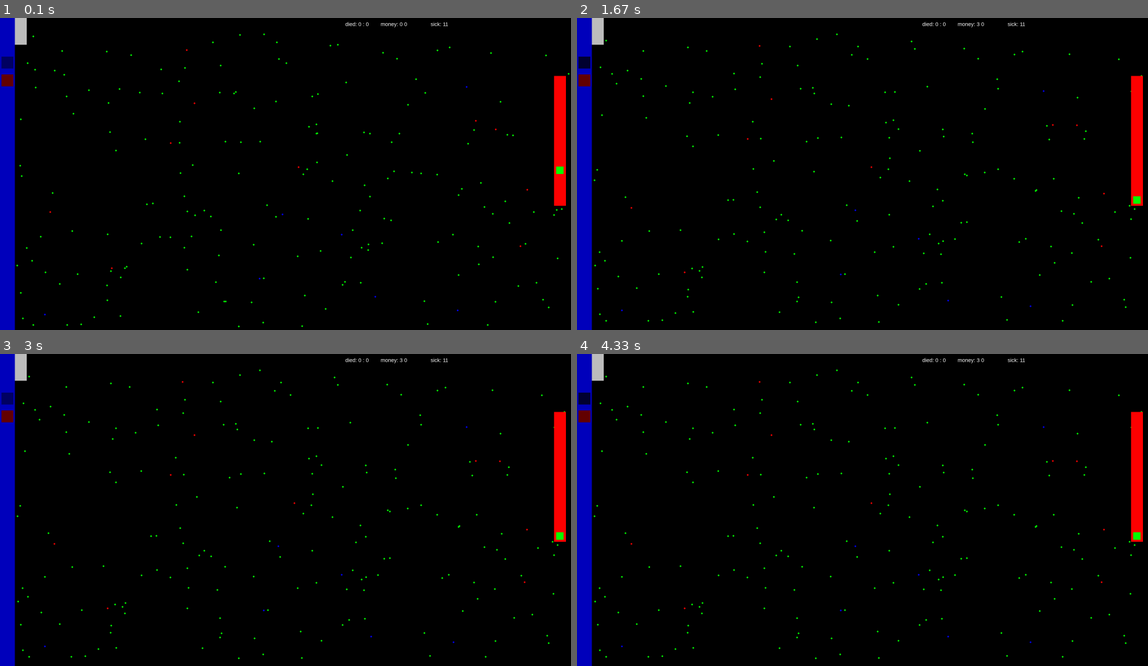
Above: before the commit, frames 1-4 (two rows, left to right).
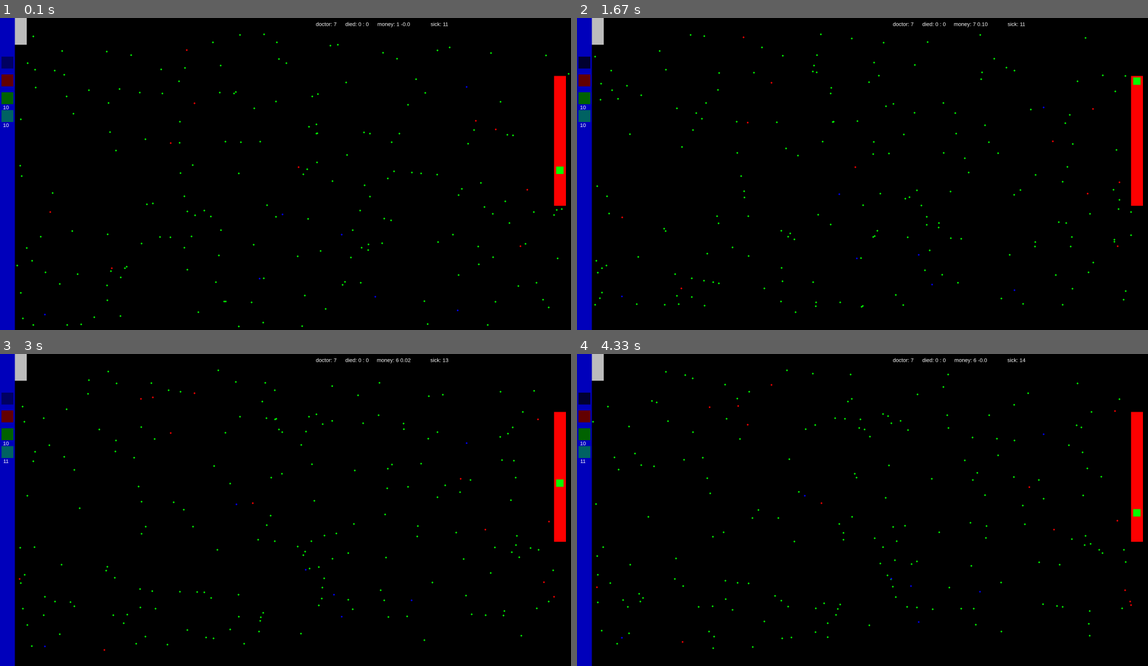
Above: after the commit, the same moments.

Repository: fleron19/PygameProject
Game: pygame game, started from main.py
Two runs of this game, one before a commit and one after it. Both use one fixed random seed, a clock stepped at 60 frames per second and the inputs below.
Inputs (mouse positions are in pixels of both pictures, inside the frame that each line leads up to):
- Up to frame 1 (0.1 s): no input
- Up to frame 2 (1.67 s): press the mouse at (582, 80) at 0.37 s; move the mouse to (714, 83) at 0.47 s; release the mouse at (839, 89) at 0.6 s; press the mouse at (1136, 170) at 0.7 s; move the mouse to (1022, 205) at 0.8 s; release the mouse at (902, 239) at 0.93 s; press the mouse at (582, 61) at 1.03 s; move the mouse to (662, 92) at 1.13 s; release the mouse at (742, 124) at 1.27 s; press the mouse at (582, 99) at 1.37 s; move the mouse to (714, 192) at 1.47 s; release the mouse at (851, 286) at 1.6 s
- Up to frame 3 (3 s): press the mouse at (5, 397) at 1.7 s; move the mouse to (142, 475) at 1.8 s; release the mouse at (279, 553) at 1.93 s; press the mouse at (5, 450) at 2.03 s; move the mouse to (165, 541) at 2.13 s; release the mouse at (325, 628) at 2.27 s; press the mouse at (559, 416) at 2.37 s; move the mouse to (491, 450) at 2.47 s; release the mouse at (428, 481) at 2.6 s
- Up to frame 4 (4.33 s): press the mouse at (1136, 481) at 3.2 s; move the mouse to (913, 497) at 3.3 s; release the mouse at (691, 513) at 3.43 s; press the mouse at (582, 397) at 3.53 s; move the mouse to (656, 397) at 3.63 s; release the mouse at (731, 394) at 3.77 s; press the mouse at (582, 397) at 3.87 s; move the mouse to (645, 438) at 3.97 s; release the mouse at (702, 475) at 4.1 s; press the mouse at (582, 397) at 4.2 s; move the mouse to (754, 450) at 4.3 s

The runs differ from the first frame. In frame 1, 0.2% of the frame differs, in the area x 0-72%, y 1-35%; in frame 2, 1.1%; in frame 3, 1.1%; in frame 4, 1.2%, in the area x 0-99%, y 1-98%.

Commit message:
Добавлена покупка докторов, добавленна покупка ускорения докторов

Diff:
--- a/main.py
+++ b/main.py
@@ -7,7 +7,7 @@
 
 def check_click(pos):
     for btn in buttons:
-        if pos[0] > btn[0] and pos[0] < btn[2] and pos[1] > btn[1] and pos[1] < btn[3]:
+        if btn[0] < pos[0] < btn[2] and btn[1] < pos[1] < btn[3]:
             return buttons.index(btn)
 
 
@@ -15,7 +15,7 @@
     def __init__(self, name, mortality, contagious, term, zona):
         self.name = name  # название вируса
         self.mortality = mortality  # летальность
-        self.contagious = contagious  # заразность, шанс заражения
+        self.contagious = 100 / contagious  # заразность, шанс заражения
         self.term = term  # срок, после которого человек сам выздоравливает
         self.zona = zona  # зона вокруг заболевшего, в которой заражаются люди
 
@@ -29,23 +29,33 @@
 
 
 class person():
-    def __init__(self, name):
+    def __init__(self, name, color=False, vel=False):
+        global v
         self.coord = [randrange(radius + 50, width - radius),
                       randrange(radius + 50, height - radius)]  # задаём случайные начальные координаты
         self.direction = 0
         self.rand_dir()  # задаём направление
-        a = randrange(20)
-        self.color = "GREEN"
-        if a == 1:
-            self.color = "RED"
-        if a == 2:
-            self.color = "BLUE"
+        self.velocity = 0
+        if not vel:
+            self.velocity = v
+
+        else:
+            self.velocity = vel
+        if not color:
+            a = randrange(20)
+            self.color = "GREEN"
+            if a == 1:
+                self.color = "RED"
+            if a == 2:
+                self.color = "BLUE"
+        else:
+            self.color = color
+
         self.name = name
         self.count = 0
         self.passenger = 0
 
     def change_coords(self):  # функция, просчитывающая движение и изменяющая направление
-        global v
         self.check_airport()
         if (airport[2] - airport[0]) // 2 + airport[0] >= self.coord[0] and self.passenger == 3:
             self.passenger = 4
@@ -77,17 +87,17 @@
         else:
             r, r1 = randrange(0, 101), randrange(0, 101)
             if r % 33 == 0 and r1 % 15 == 0 or (self.direction[0] == 0 and self.direction[1] == 0 and r % 50 == 0):
-               self.rand_dir()
-            if self.coord[0] + self.direction[0] * v / 1000 < radius + 50:
+                self.rand_dir()
+            if self.coord[0] + self.direction[0] * self.velocity / 1000 < radius + 50:
                 self.direction[0] = 1
-            elif self.coord[0] + self.direction[0] * v / 1000 > width - radius - 50:
+            elif self.coord[0] + self.direction[0] * self.velocity / 1000 > width - radius - 50:
                 self.direction[0] = -1
-            if self.coord[1] + self.direction[1] * v / 1000 < radius + 50:
+            if self.coord[1] + self.direction[1] * self.velocity / 1000 < radius + 50:
                 self.direction[1] = 1
-            elif self.coord[1] + self.direction[1] * v / 1000 > height - radius - 50:
+            elif self.coord[1] + self.direction[1] * self.velocity / 1000 > height - radius - 50:
                 self.direction[1] = -1
-        self.coord[1] = self.coord[1] + self.direction[1] * v / 1000
-        self.coord[0] = self.coord[0] + self.direction[0] * v / 1000
+        self.coord[1] = self.coord[1] + self.direction[1] * self.velocity / 1000
+        self.coord[0] = self.coord[0] + self.direction[0] * self.velocity / 1000
         self.renderman()
 
     def check_airport(self):
@@ -98,7 +108,6 @@
                 airport[1] + airport[3]) // 2 + 2 and border == 0 and self.passenger == 1:
             self.passenger = 2
 
-
     def rand_dir(self):  # функция, которая задаёт случайное направление
         self.xd, self.yd = randrange(-1, 2), randrange(-1, 2)
         self.direction = [self.xd, self.yd]
@@ -108,24 +117,28 @@
 
 
 if __name__ == '__main__':
-    virus = virus("простой вирус", 50, 50, 15, 1)
+    virus = virus("простой вирус", 0.5, 50, 15, 1)
     pygame.init()
     slpress = False
     radius = 3
-    buttons = [[5, 130, 45, 170, (0, 0, 100)], [5, 190, 45, 230, (100, 0, 0)]]  # левый верхний угол, правый нижний
+    buttons = [[5, 130, 45, 170, (0, 0, 100)], [5, 190, 45, 230, (100, 0, 0)],
+               [5, 250, 45, 290, (0, 100, 0)], [5, 310, 45, 350, (0, 100, 100)]]  # левый верхний угол, правый нижний
     airport = [10, 0, 90, 90]  # левый верхний угол, правый нижний
     v = 200
+    doctor_vel = 0
     x = 1870
     fl = 0
     border = 0
     died = 0
     doctor = 0
+    doctor_vel_price = 10
+    doctor_price = 10
     sick = 0
     money_change = 0
     y = 500
     xcd = 0
     ycd = 0
-    money = 0
+    money = 1
     size = width, height = 1920, 1050
     screen = pygame.display.set_mode(size)
     pygame.display.set_caption("игра вирус")
@@ -155,6 +168,15 @@
                 if press == 0:
                     border = (border + 1) % 2
                     buttons[0][4] = (0, 0, 100 - 50 * border)
+                elif press == 2:
+                    if money >= doctor_price:
+                        money -= doctor_price
+                        people.append(person(f"человек_{len(people) + 1}", 'BLUE'))
+                elif press == 3:
+                    if money >= doctor_price:
+                        doctor_vel_price += 1
+                        money -= doctor_vel_price
+                        doctor_vel += 10
             if event.type == pygame.MOUSEMOTION and slpress:
                 screen.fill((0, 0, 0))
                 drawing = True
@@ -170,6 +192,11 @@
                 pygame.display.flip()
             if event.type == pygame.MOUSEBUTTONUP and event.button == 1:
                 slpress = False
+        if money <= 0:
+            slpress = False
+            money = 0
+            y = 200
+            v = (600 - y) * 2
         screen.fill((0, 0, 0))
         pygame.draw.rect(screen, 'RED', (1863, 195, 40, 437))
         pygame.draw.rect(screen, 'GREEN', (x, y, 25, 25))
@@ -180,10 +207,11 @@
             pygame.draw.rect(screen, btn[4], (btn[0], btn[1], btn[2] - btn[0], btn[3] - btn[1]))
         for man in people:
             man.change_coords()
+            man.velocity = v
             if man.color == "RED":
                 sick += 1
                 man.count += 1
-                if randrange(int(fps * virus.term * 0.2)) / virus.mortality >= fps * virus.term - man.count * 0.5:
+                if randrange(fps * virus.term * 0.2) / virus.mortality >= fps * virus.term - man.count * 0.5:
                     people.remove(man)
                     died += 1
                 if man.count == fps * virus.term:
@@ -197,19 +225,24 @@
                             # print(round(a % virus.contagious) != 0, a, virus.contagious, a % virus.contagious)
                             if round(a % virus.contagious) != 0:
                                 elem.color = "RED"
-                                elem.count = 0
+                                #  elem.count = 0
             if man.color == "BLUE":
                 doctor += 1
+                man.velocity = doctor_vel + v
                 for elem in people:
                     if elem.color == "RED":
                         dl = sqrt((man.coord[0] - elem.coord[0]) ** 2 + (man.coord[1] - elem.coord[1]) ** 2)
                         if radius * 2 >= dl:
                             elem.color = "GREEN"
         money_change = (len(people) - doctor - sick) / fps * v / 10000
+        money_change -= ((len(people)) / fps / 50)
         money += money_change
         draw_text(screen, 'sick: ' + str(sick), 18, round(width / 1.3), 10)
         draw_text(screen, 'died: ' + str(died) + ' : ' + str(fl), 18, round(width / 1.6), 10)
-        draw_text(screen, 'money: ' + str(round(money)) + ' ' + str(round(money_change)), 18, round(width / 1.45), 10)
+        draw_text(screen, 'money: ' + str(round(money)) + ' ' + str(money_change)[:4], 18, round(width / 1.45), 10)
+        draw_text(screen, 'doctor: ' + str(round(doctor)), 18, round(width / 1.75), 10)
+        draw_text(screen, str(doctor_price), 18, 20, 290)
+        draw_text(screen, str(doctor_vel_price), 18, 20, 350)
         pygame.draw.rect(screen, 'RED', (1863, 195, 40, 437))
         pygame.draw.rect(screen, 'GREEN', (x, y, 25, 25))
         pygame.display.flip()
